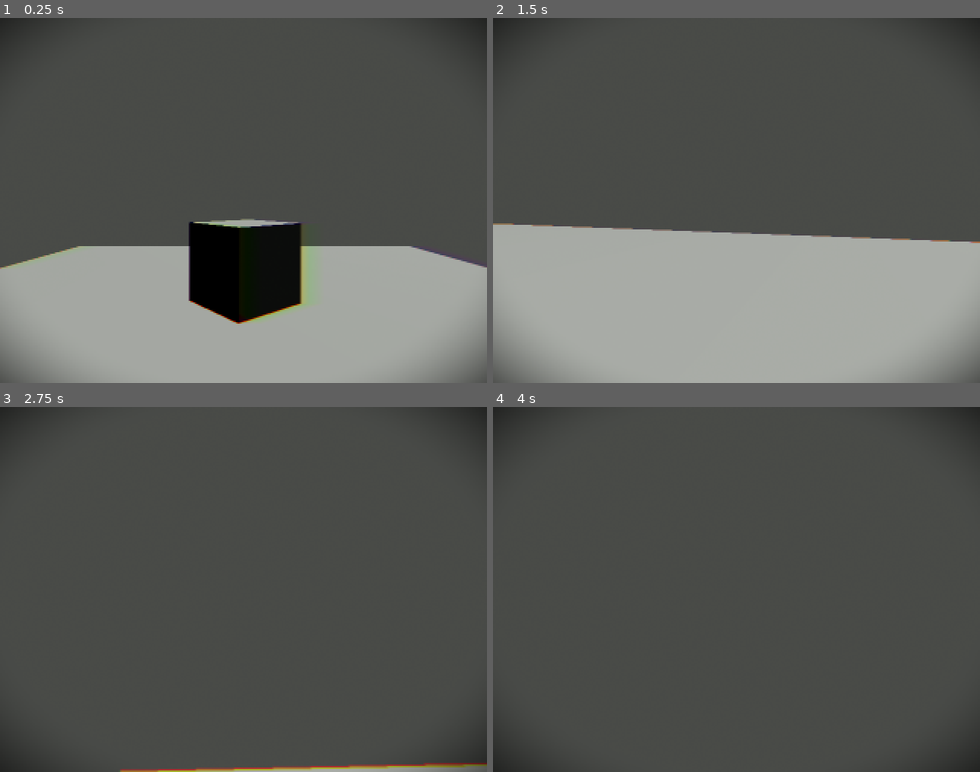
Above: before the commit, frames 1-4 (two rows, left to right).
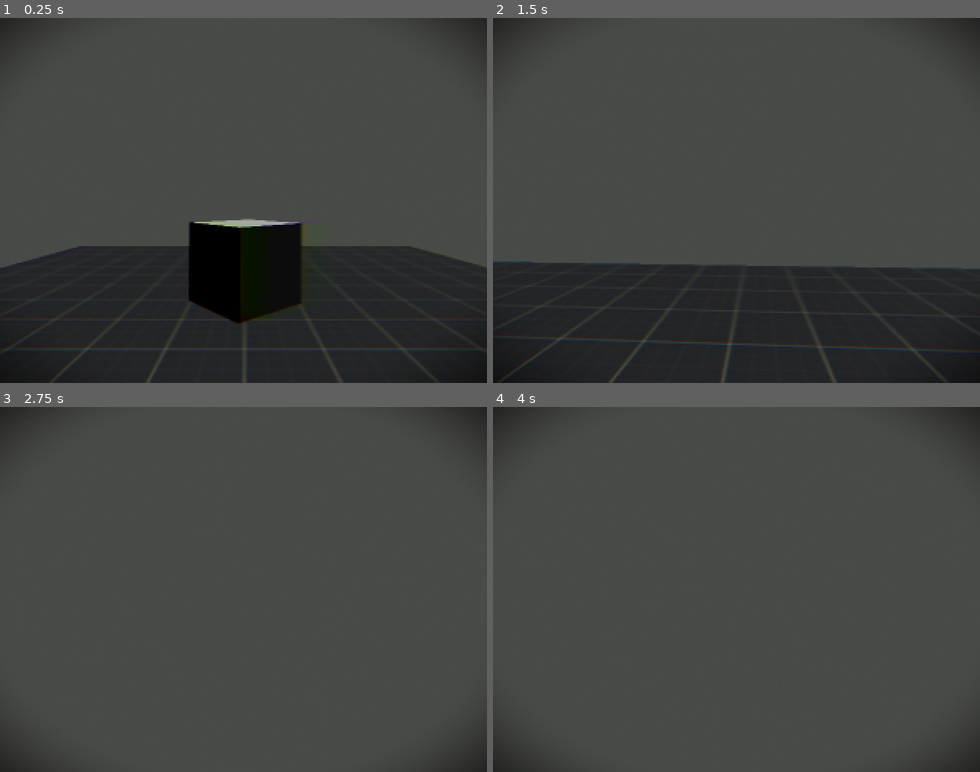
Above: after the commit, the same moments.

Repository: SpaceMoreDev/project_butterfly
Game: Godot game, scene res://Scene/node_3d.tscn
Two runs of this game, one before a commit and one after it. Both use one fixed random seed, a clock stepped at 60 frames per second and the inputs below. Before the commit the project has no main scene; this scene is started directly in both runs.
Inputs (mouse positions are in pixels of both pictures, inside the frame that each line leads up to):
- Up to frame 1 (0.25 s): no input
- Up to frame 2 (1.5 s): move the mouse to (760, 200) at 0.52 s; hold Shift (sprint) 0.53-1.28 s; hold W (move_forward) from 0.53 s (still down); tap Space (jump) at 0.77 s; move the mouse to (712, 200) at 1.27 s; tap Shift (sprint) at 1.35 s
- Up to frame 3 (2.75 s): keep holding W (move_forward); tap Space (jump) at 1.52 s; move the mouse to (253, 582) at 2.02 s; hold Shift (sprint) from 2.03 s (still down)
- Up to frame 4 (4 s): keep holding W (move_forward); move the mouse to (731, 596) at 2.77 s; release Shift (sprint) at 2.78 s; tap Shift (sprint) at 2.85 s; tap Space (jump) at 3.02, 3.77 s; tap Enter at 3.5 s; move the mouse to (775, 593) at 3.52 s; hold Shift (sprint) from 3.53 s (still down)

The runs differ from the first frame. In frame 1, 33% of the frame differs, in the area x 0-100%, y 55-100%; in frame 2, 41%, in the area x 0-100%, y 56-100%; in frame 3, 1.2%; in frame 4, nothing differs.

Commit message:
base movement

Diff:
--- a/Player/Head.gd
+++ b/Player/Head.gd
@@ -24,7 +24,7 @@
 	cam = get_node(cam_path)
 # Called when the node enters the scene tree for the first time.
 func _ready() -> void:
-	Input.set_mouse_mode(Input.MOUSE_MODE_CAPTURED)
+
 	mouse_sensitivity = mouse_sensitivity / 1000
 	y_limit = deg_to_rad(y_limit)
 	rot = controller.rotation
--- a/Player/Player.tscn
+++ b/Player/Player.tscn
@@ -13,6 +13,7 @@
 
 [node name="Sprint" type="Node" parent="." index="2" unique_id=1121165758]
 script = ExtResource("3_bgqcu")
+sprint_speed = 7
 
 [node name="Interaction" type="Node3D" parent="." index="3" unique_id=1300558987]
 process_mode = 4
--- /dev/null
+++ b/Scene/node_3d.gd
@@ -0,0 +1,20 @@
+extends Node3D
+
+var _state = true
+
+var state :
+	set(val):
+		_state = val
+		if (val):
+			Input.set_mouse_mode(Input.MOUSE_MODE_CAPTURED)
+		else:
+			Input.set_mouse_mode(Input.MOUSE_MODE_VISIBLE)
+	get:
+		return _state
+
+func _ready():
+	Input.set_mouse_mode(Input.MOUSE_MODE_CAPTURED)
+
+func _process(delta: float) -> void:
+	if Input.is_action_just_pressed("free_mouse"):
+		state = !state
--- a/Scene/node_3d.tscn
+++ b/Scene/node_3d.tscn
@@ -2,16 +2,18 @@
 
 [ext_resource type="Shader" uid="uid://dmbhp7o8hiis7" path="res://shaders/vhs.gdshader" id="1_01fhm"]
 [ext_resource type="Script" uid="uid://dnlcqu80mv56" path="res://Scene/rotate.gd" id="1_5ycrs"]
+[ext_resource type="Script" uid="uid://bfufojy8xh11b" path="res://Scene/node_3d.gd" id="1_suw74"]
 [ext_resource type="Shader" uid="uid://b1pg71a23bxt4" path="res://shaders/pixelize.gdshader" id="2_pn03a"]
+[ext_resource type="Texture2D" uid="uid://doe8bl58epvia" path="res://prototype textures/Dark/texture_01.png" id="4_yec6x"]
 [ext_resource type="PackedScene" uid="uid://bdupkh0grwy27" path="res://Player/Player.tscn" id="5_yec6x"]
 
 [sub_resource type="BoxMesh" id="BoxMesh_aeui4"]
 
 [sub_resource type="ShaderMaterial" id="ShaderMaterial_5ycrs"]
 shader = ExtResource("1_01fhm")
-shader_parameter/wiggle = 0.03
+shader_parameter/wiggle = 0.0499999988824
 shader_parameter/wiggle_speed = 25.0
-shader_parameter/smear = 1.0
+shader_parameter/smear = 1.46800006973
 shader_parameter/blur_samples = 15
 
 [sub_resource type="ShaderMaterial" id="ShaderMaterial_v03h0"]
@@ -31,6 +33,11 @@
 shader_parameter/tint_strength = 0.15
 shader_parameter/viewport_size_override = Vector2(0, 0)
 
+[sub_resource type="StandardMaterial3D" id="StandardMaterial3D_suw74"]
+albedo_texture = ExtResource("4_yec6x")
+uv1_scale = Vector3(0.5, 0.5, 0.5)
+uv1_triplanar = true
+
 [sub_resource type="BoxMesh" id="BoxMesh_dpcb8"]
 size = Vector3(18.057617, 0.12597656, 13.592041)
 
@@ -38,6 +45,7 @@
 data = PackedVector3Array(-9.0288, 0.063, 6.796, 9.0288, 0.063, 6.796, -9.0288, -0.063, 6.796, 9.0288, 0.063, 6.796, 9. …(752 unchanged characters)…
 
 [node name="Node3D" type="Node3D" unique_id=1053958250]
+script = ExtResource("1_suw74")
 
 [node name="DirectionalLight3D" type="DirectionalLight3D" parent="." unique_id=1500577638]
 transform = Transform3D(0.10628059, -0.9660936, 0.23530313, 0.39767686, 0.25819203, 0.8804487, -0.9113493, 0, 0.41163388, 2.7018065, 1.0511191, 1.5195262)
@@ -86,6 +94,7 @@
 
 [node name="MeshInstance3D2" type="MeshInstance3D" parent="." unique_id=174169684]
 transform = Transform3D(1, 0, 3.5527137e-15, 0, 1, 8.881784e-16, 0, 0, 1, 0.0070254803, -1.1687949, 1.4210855e-14)
+material_override = SubResource("StandardMaterial3D_suw74")
 mesh = SubResource("BoxMesh_dpcb8")
 
 [node name="StaticBody3D" type="StaticBody3D" parent="MeshInstance3D2" unique_id=611792758]
--- a/project.godot
+++ b/project.godot
@@ -10,7 +10,8 @@
 
 [application]
 
-config/name="late at night"
+config/name="butterfly"
+run/main_scene="uid://cd2wbett7oxfi"
 config/features=PackedStringArray("4.7", "Forward Plus")
 config/icon="res://icon.svg"
 
@@ -77,6 +78,12 @@
 "events": [Object(InputEventKey,"resource_local_to_scene":false,"resource_name":"","device":-1,"window_id":0,"alt_press …(195 unchanged characters)…
 ]
 }
+free_mouse={
+"deadzone": 0.2,
+"events": [Object(InputEventKey,"resource_local_to_scene":false,"resource_name":"","device":-1,"window_id":0,"alt_pressed":false,"shift_pressed":false,"ctrl_pressed":false,"meta_pressed":false,"pressed":false,"keycode":0,"physical_keycode":4194305,"key_label":0,"unicode":0,"location":0,"echo":false,"script":null)
+, Object(InputEventKey,"resource_local_to_scene":false,"resource_name":"","device":-1,"window_id":0,"alt_pressed":false,"shift_pressed":false,"ctrl_pressed":false,"meta_pressed":false,"pressed":false,"keycode":0,"physical_keycode":4194309,"key_label":0,"unicode":0,"location":0,"echo":false,"script":null)
+]
+}
 
 [physics]
 
Not shown, added: Scene/node_3d.gd.uid
Not shown, added: export_presets.cfg
Binary file added: prototype textures/Dark/texture_01.png
Not shown, added: prototype textures/Dark/texture_01.png.import
Binary file added: prototype textures/Dark/texture_02.png
Not shown, added: prototype textures/Dark/texture_02.png.import
Binary file added: prototype textures/Dark/texture_03.png
Not shown, added: prototype textures/Dark/texture_03.png.import
Binary file added: prototype textures/Dark/texture_04.png
Not shown, added: prototype textures/Dark/texture_04.png.import
Binary file added: prototype textures/Dark/texture_05.png
Not shown, added: prototype textures/Dark/texture_05.png.import
(and 146 more such lines)
